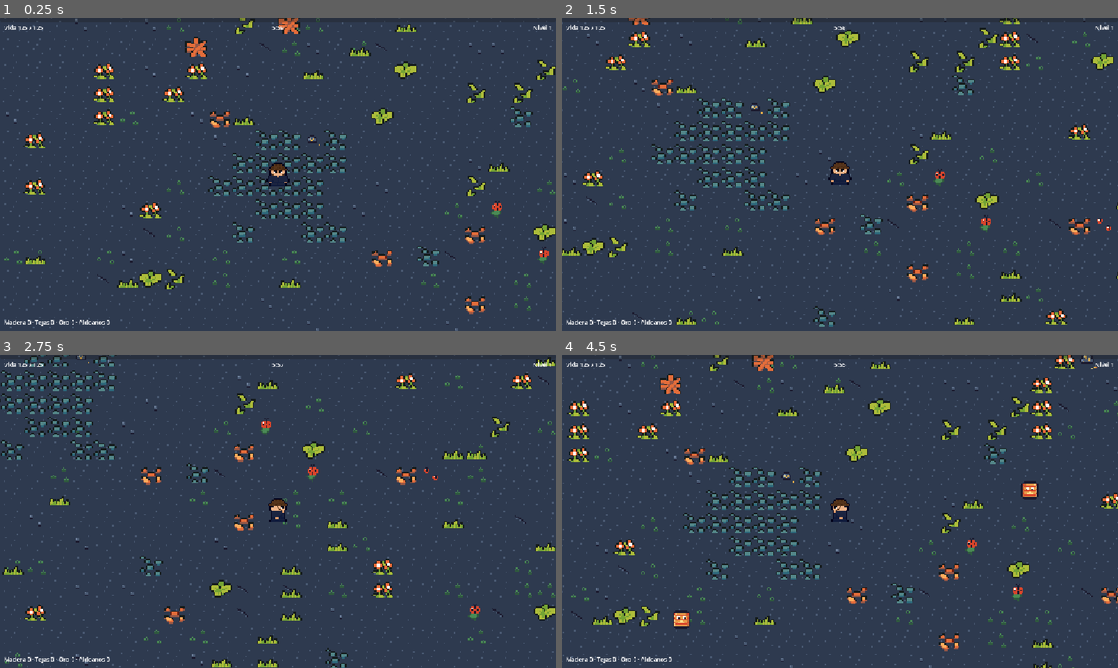
Above: before the commit, frames 1-4 (two rows, left to right).
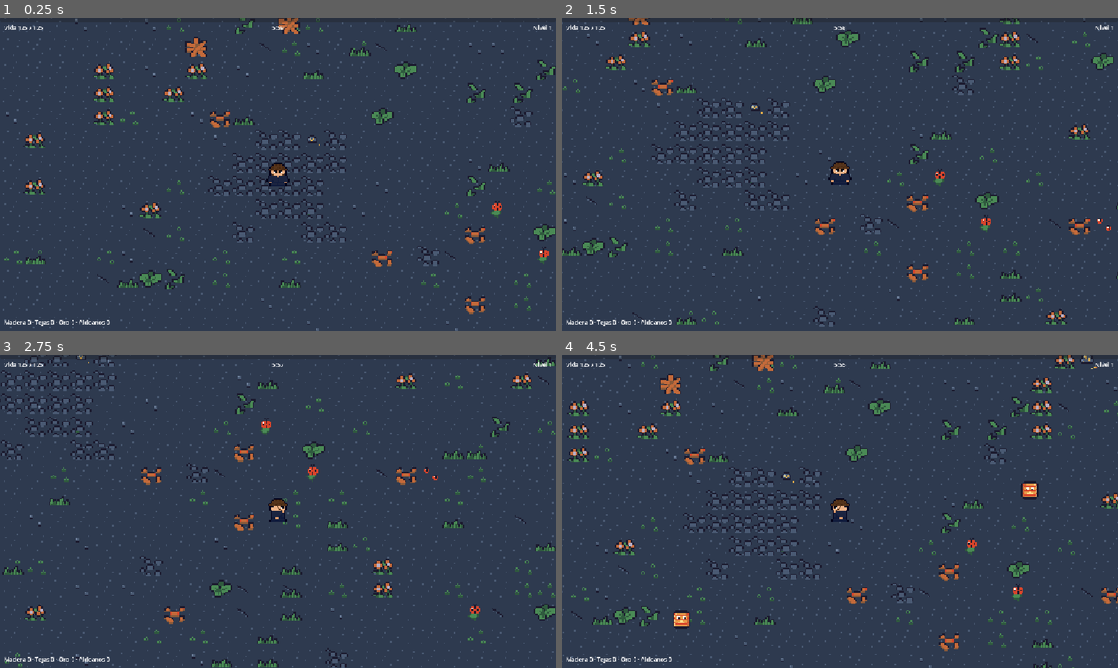
Above: after the commit, the same moments.

Repository: dotrashtrash-png/kintsugi
Game: Godot game, scene res://escenas/run/Run.tscn
The game is run twice, just before and just after one commit, with the same random seed, the same clock (stepped at 60 frames per second) and the same inputs. This scene is started directly instead of the project's main scene.
Inputs (mouse positions are in pixels of both pictures, inside the frame that each line leads up to):
- Up to frame 1 (0.25 s): no input
- Up to frame 2 (1.5 s): tap Enter (ui_accept) at 0.5, 0.77 s; move the mouse to (962, 158) at 0.52 s; hold D (derecha) 0.53-1.28 s; click (962, 158) at 0.67 s; move the mouse to (728, 190) at 1.27 s; hold S (abajo) from 1.28 s (still down)
- Up to frame 3 (2.75 s): tap Enter (ui_accept) at 1.52 s; move the mouse to (333, 442) at 2.02 s; release S (abajo) at 2.03 s; hold D (derecha) from 2.03 s (still down)
- Up to frame 4 (4.5 s): move the mouse to (812, 574) at 2.77 s; release D (derecha) at 2.78 s; hold W (arriba) 2.78-3.53 s; click (812, 574) at 2.92 s; tap Enter (ui_accept) at 3.02, 3.77 s; move the mouse to (1006, 558) at 3.52 s; hold A (izquierda) from 3.53 s (still down); move the mouse to (673, 464) at 4.27 s

The runs differ from the first frame. In frame 1, 3.2% of the frame differs, in the area x 4-100%, y 0-94%; in frame 2, 3.3%; in frame 3, 2.8%; in frame 4, 3.6%, in the area x 1-100%, y 0-100%.

Commit message:
Mapa: decoracion con la paleta del piso nuevo
La decoracion de Miller usaba los colores del piso naranja del paquete
(hojas naranja, plantas verde limon) y chocaba con el piso gris azulado.
arte/tiles/decoracion.png es TilesetFloorDetail.png pasado a la paleta:
plantas en verde oscuro, arena en piedra gris, hojas en oxido.
Zona.tscn solo cambia la textura de la capa Decoracion; las posiciones
de Miller no se tocan.

Co-Authored-By: Claude Opus 5.5 <noreply@anthropic.com>
Claude-Session: https://claude.ai/code/session_01VTAtGQb3D24qCgvSva5hMd

Diff:
--- a/escenas/mapas/Zona.tscn
+++ b/escenas/mapas/Zona.tscn
@@ -2,7 +2,7 @@
 
 [ext_resource type="Texture2D" uid="uid://e70vtv4g5gm2" path="res://arte/tiles/TilesetField.png" id="1_21i7k"]
 
-[ext_resource type="Texture2D" uid="uid://dndg2l33dgm7" path="res://arte/tiles/TilesetFloorDetail.png" id="2_detalle"]
+[ext_resource type="Texture2D" uid="uid://blwkn4h3suqoo" path="res://arte/tiles/decoracion.png" id="2_detalle"]
 
 [ext_resource type="Texture2D" uid="uid://8mu83nl0mc0l" path="res://arte/tiles/suelo.png" id="3_suelo"]
 
Binary file added: arte/tiles/decoracion.png
Not shown, added: arte/tiles/decoracion.png.import
